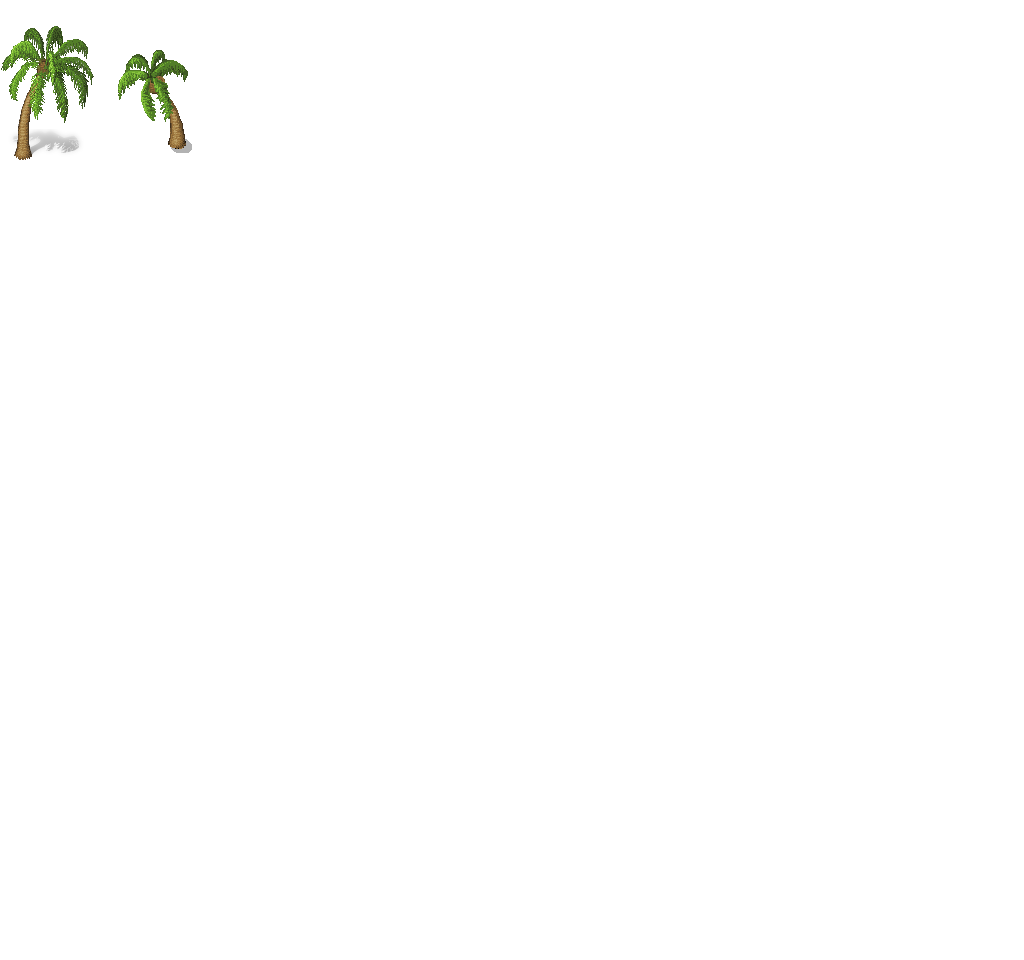
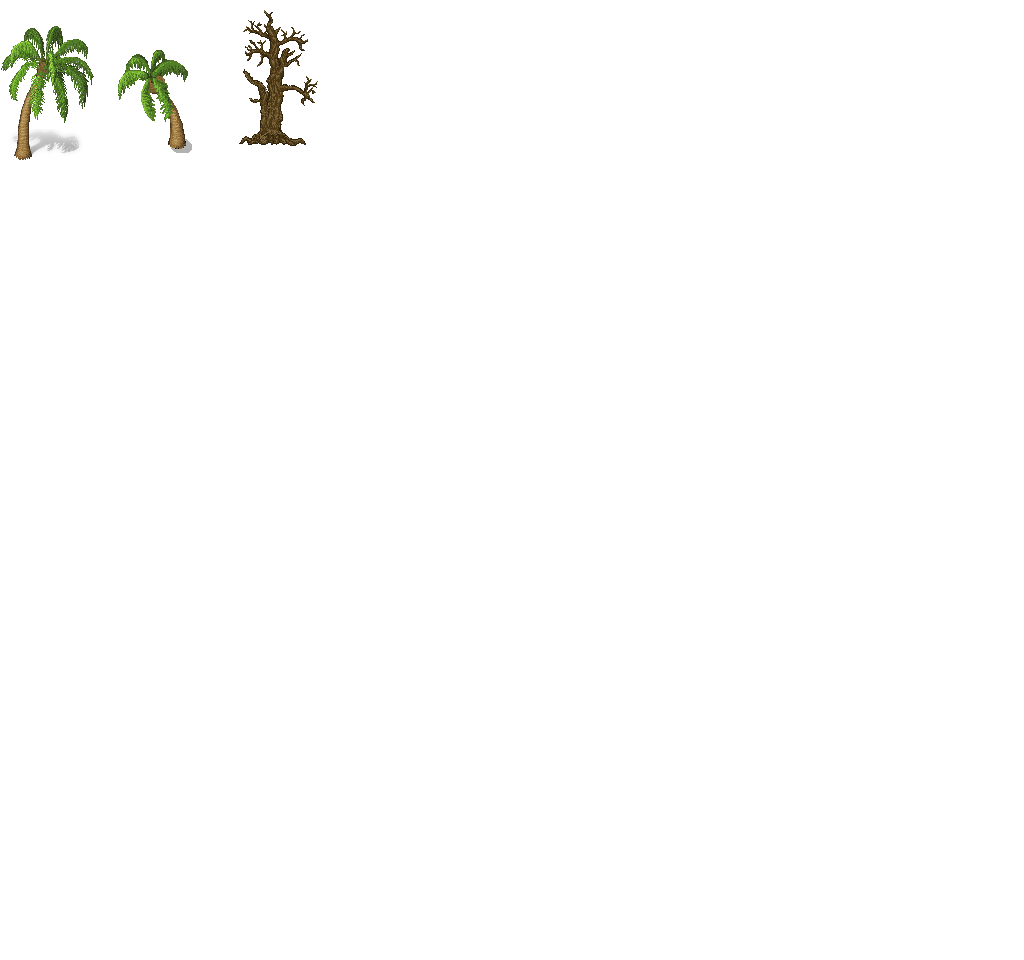
Layer changes from the first w=1024, h=960 image to the second:
painted on "Hintergrund" over [left=239, top=10, right=318, bottom=146]
